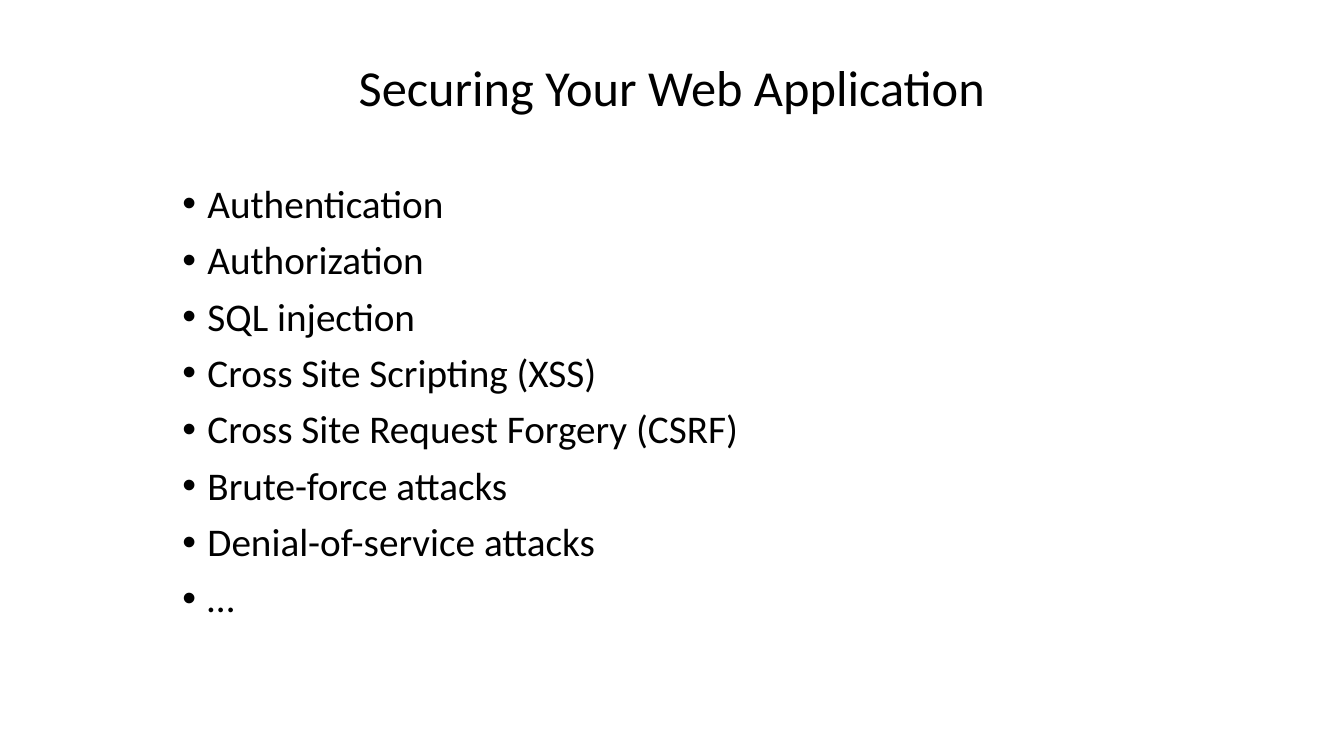
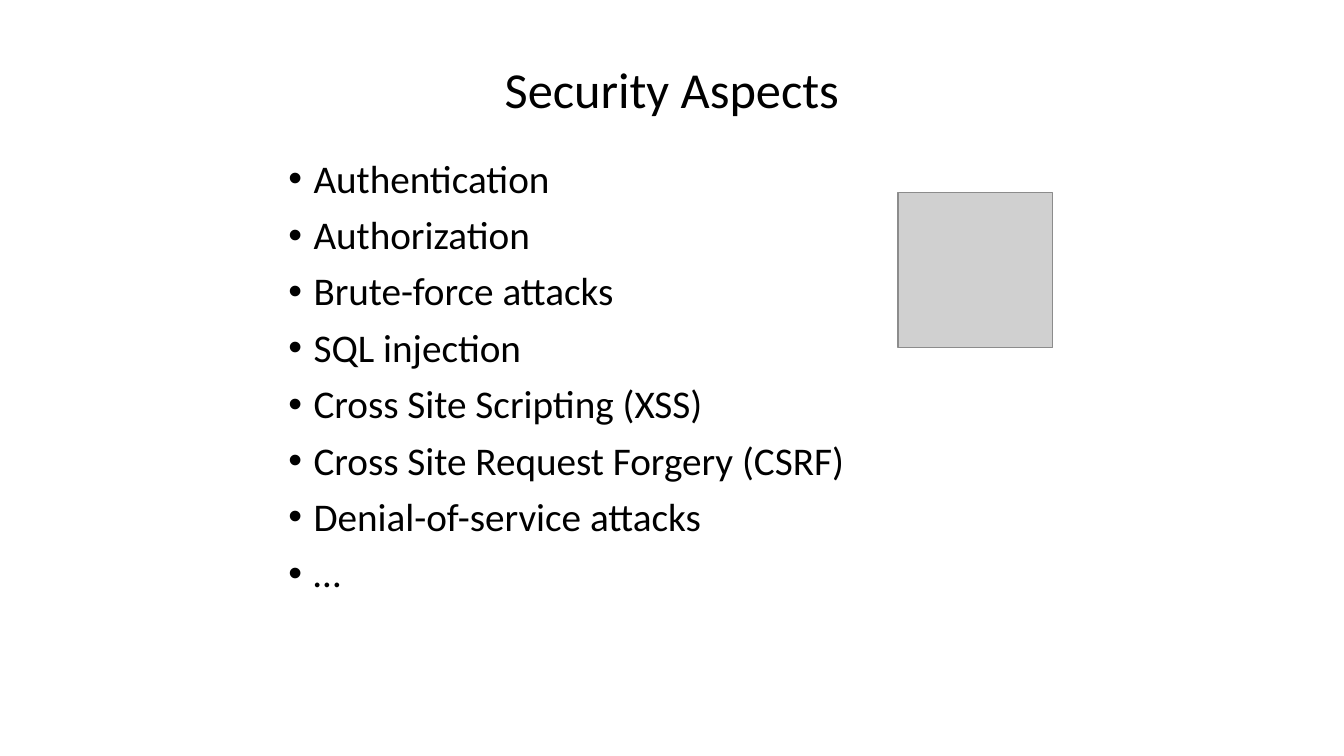
Before and after one commit to DHI/DomainServicesCourse, a slide deck: slide 28 of Presentations/DS-course-2-backend-basics.pptx (slide 25 before the commit). Drawn at 1344x756 pixels with LibreOffice and Linux fonts; fonts in the diff are those of the drawing; grey boxes stand for pictures. Boxes give left, top, right and bottom in pixels: in the first picture for what was removed or moved away, otherwise in the second. Text is boxed around its words. In the diff, an @@ line names an element or a change of style, - is before the commit and + after.

```diff
--- a/Presentations/DS-course-2-backend-basics.pptx
+++ b/Presentations/DS-course-2-backend-basics.pptx
@@ title at (505, 73, 839, 116): text changed @@
-Securing Your Web Application
+Security Aspects
@@ text "Authentication": place and size @@
-text "Authentication" at (207, 190, 738, 557)
+text "Authentication" at (314, 165, 844, 532)
@@ picture added at (898, 193, 1054, 348) @@
@@ text at (314, 277, 614, 306): paragraph added @@
+• Brute-force attacks
@@ text at (207, 472, 507, 501): paragraph removed @@
-• Brute-force attacks
```
Also in this commit, not shown: 8 other slides changed, 9 slides added, 5 slides removed, 1 other file.
